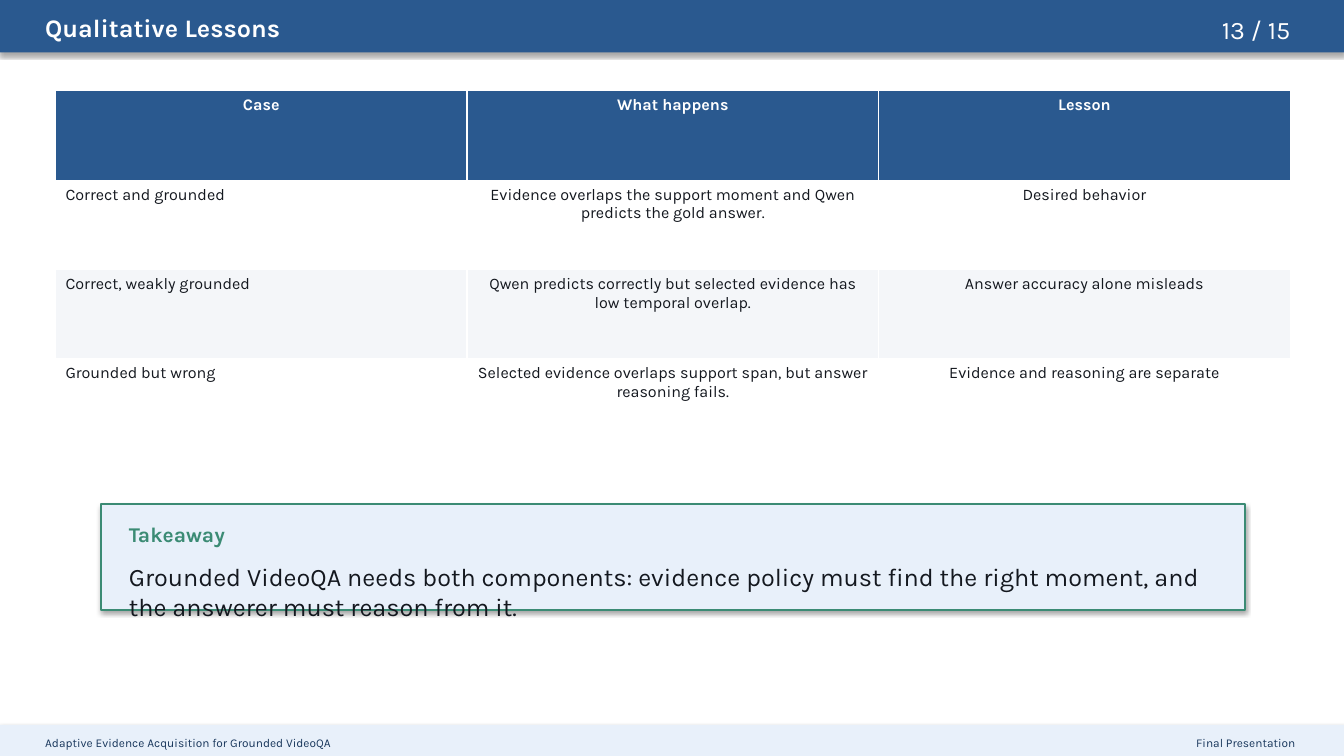
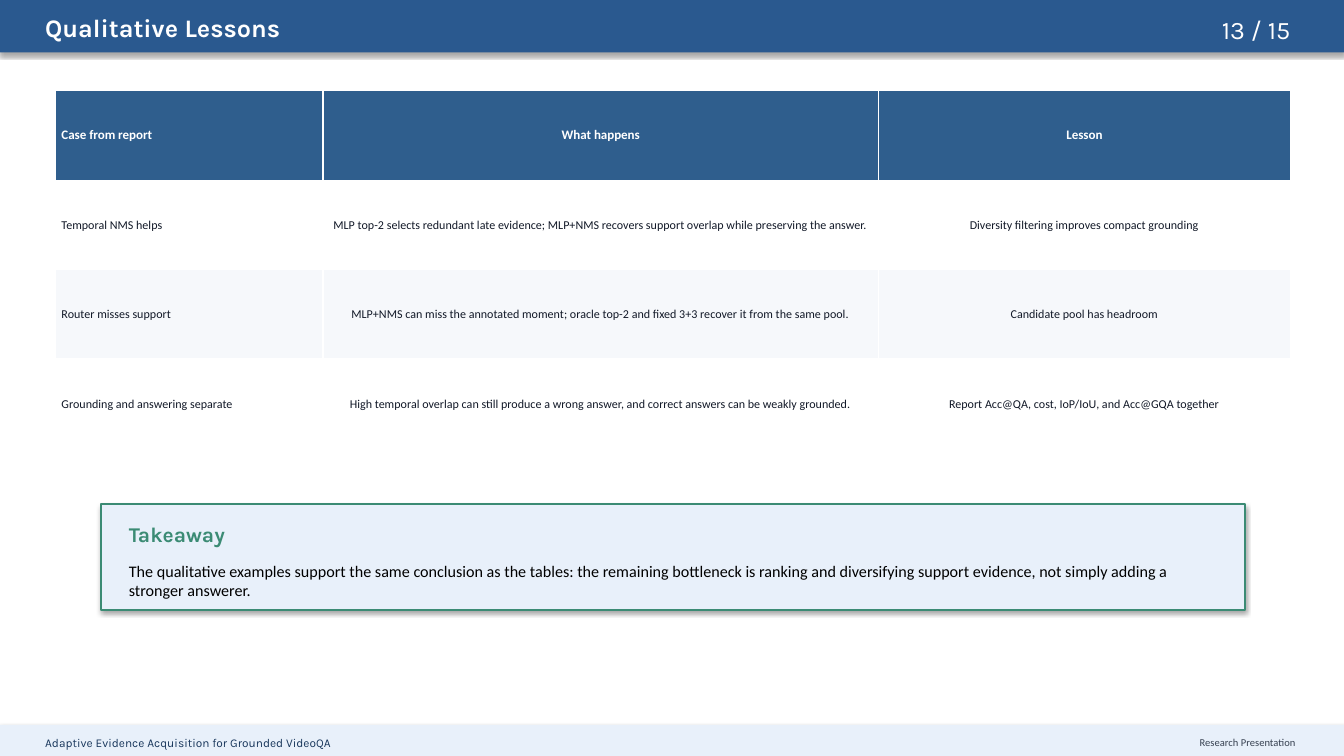
Before and after one commit to riteshthawkar/adaptive-evidence-grounded-videoqa, a slide deck: slide 13 of docs/presentation/adaptive_evidence_acquisition_grounded_videoqa_presentation.pptx. Drawn at 1344x756 pixels with LibreOffice and Linux fonts; fonts in the diff are those of the drawing. Boxes give left, top, right and bottom in pixels: in the first picture for what was removed or moved away, otherwise in the second. Text is boxed around its words. In the diff, an @@ line names an element or a change of style, - is before the commit and + after.

Commit message:
Align presentation with final report

```diff
--- a/docs/presentation/adaptive_evidence_acquisition_grounded_videoqa_presentation.pptx
+++ b/docs/presentation/adaptive_evidence_acquisition_grounded_videoqa_presentation.pptx
@@ table at [55,91,1290,449] @@
-row 1, column 1: Case
+row 1, column 1: Case from report
-row 2: Correct and grounded | Evidence overlaps the support moment and Qwen predicts the gold answer. | Desired behavior
+row 2: Temporal NMS helps | MLP top-2 selects redundant late evidence; MLP+NMS recovers support overlap while preserving the answer. | Diversity filtering improves compact grounding
-row 3: Correct, weakly grounded | Qwen predicts correctly but selected evidence has low temporal overlap. | Answer accuracy alone misleads
+row 3: Router misses support | MLP+NMS can miss the annotated moment; oracle top-2 and fixed 3+3 recover it from the same pool. | Candidate pool has headroom
-row 4: Grounded but wrong | Selected evidence overlaps support span, but answer reasoning fails. | Evidence and reasoning are separate
+row 4: Grounding and answering separate | High temporal overlap can still produce a wrong answer, and correct answers can be weakly grounded. | Report Acc@QA, cost, IoP/IoU, and Acc@GQA together
@@ fill #2A598F to #2F5E8D in row 1 @@
@@ fill #F4F6F9 to #F6F8FB in row 3 @@
@@ size 11.5 to 9.3 pt, font Karla to Calibri in "What happens", "Lesson" @@
@@ text at [129,565,1167,599]: text changed; size 18 to 11.5 pt; font Karla to Calibri; text colour #14181F to #000000 @@
-Grounded VideoQA needs both components: evidence policy must find the right moment, and the answerer must reason from it.
+The qualitative examples support the same conclusion as the tables: the remaining bottleneck is ranking and diversifying support evidence, not simply adding a stronger answerer.
@@ text at [1200,739,1296,746]: text changed; size 8.5 to 7.5 pt; font Karla to Calibri; text colour #19375C to #374151 @@
-Final Presentation
+Research Presentation
```
Also in this commit, not shown: 13 other slides changed.
